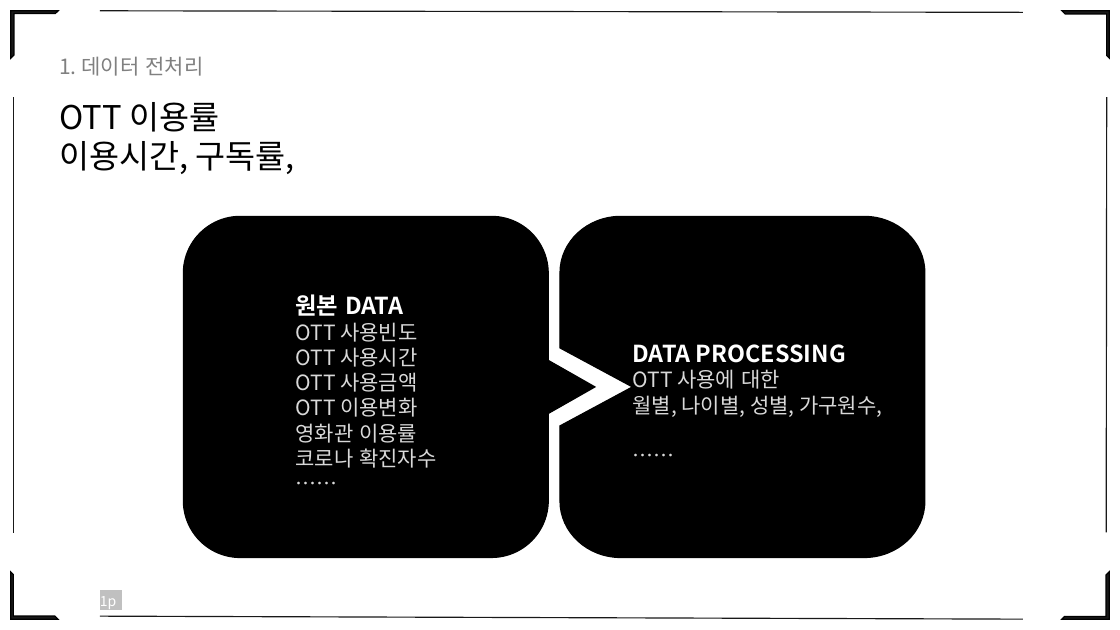
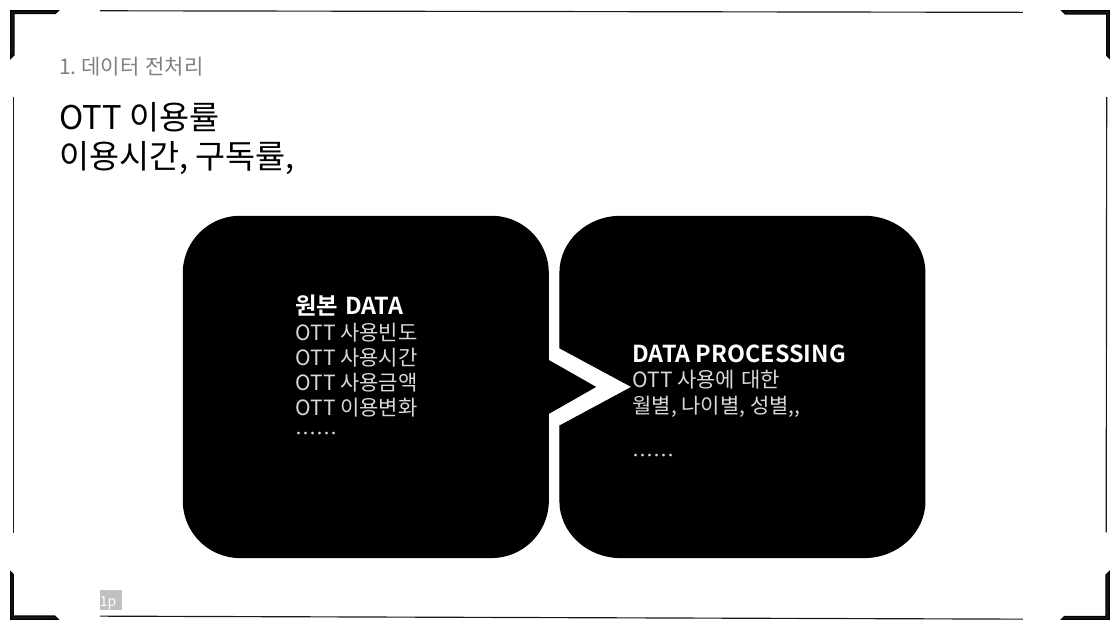
Before and after one commit to eesomin/midproject, a slide deck: slide 6 of jdh1/PPT_0_TEAM2.pptx. Drawn at 1120x630 pixels with LibreOffice and Linux fonts; fonts in the diff are those of the drawing. Boxes give left, top, right and bottom in pixels: in the first picture for what was removed or moved away, otherwise in the second. Text is boxed around its words. In the diff, an @@ line names an element or a change of style, - is before the commit and + after.

```diff
--- a/jdh1/PPT_0_TEAM2.pptx
+++ b/jdh1/PPT_0_TEAM2.pptx
@@ text at box(632, 395, 800, 417): text changed @@
-월별, 나이별, 성별, 가구원수,
+월별, 나이별, 성별,,
@@ text at box(295, 423, 436, 468): paragraphs removed @@
-영화관 이용률
-코로나 확진자수
```
Also in this commit, not shown: 25 other slides changed, 7 slides added, 1 slide removed, 4 other files.
